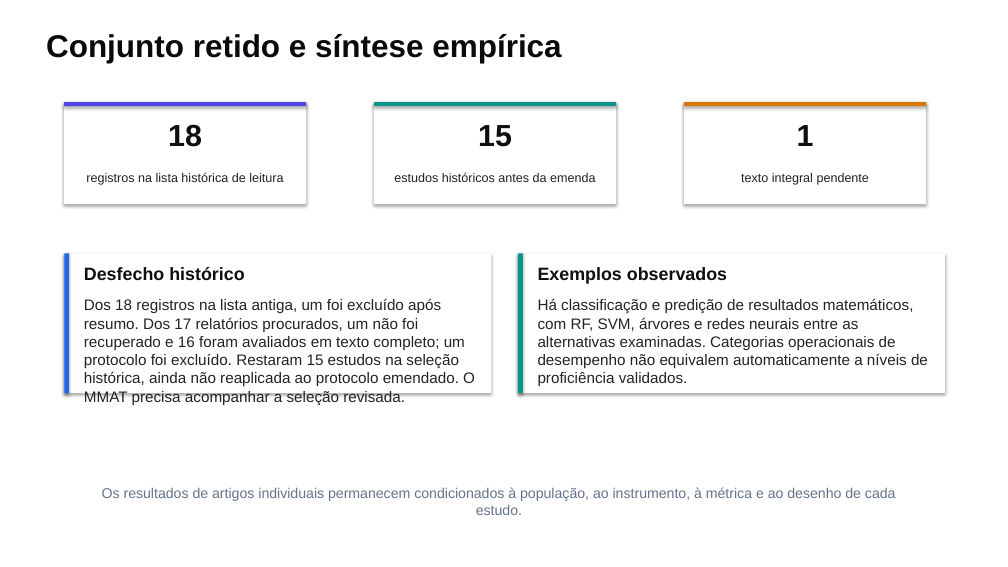
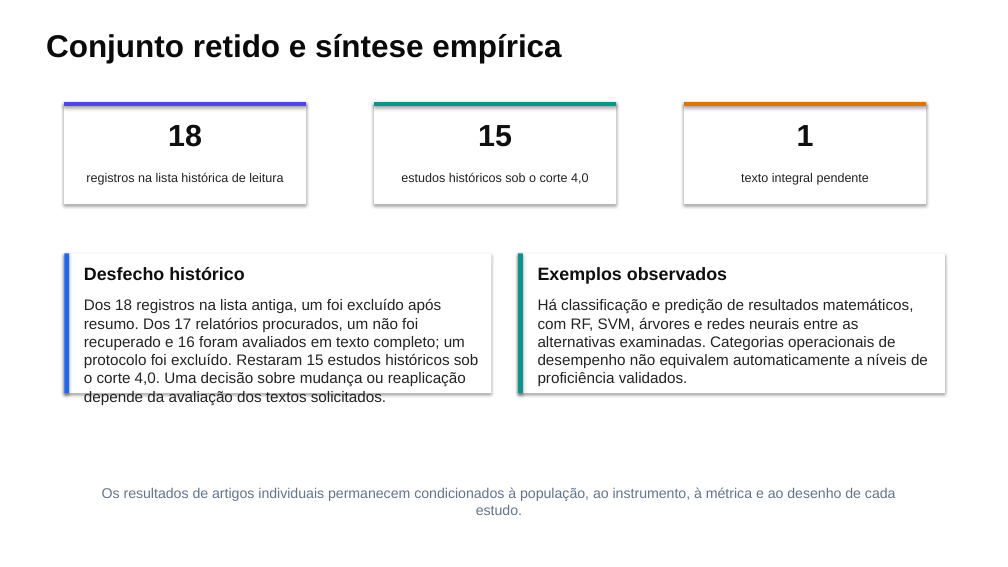
Before and after one commit to thalesfb/ccw, a slide deck: slide 12 of results/tcc/presentation/ensino_personalizado_de_matematica_tcc.pptx. Drawn at 1008x567 pixels with LibreOffice and Linux fonts; fonts in the diff are those of the drawing. Boxes give left, top, right and bottom in pixels: in the first picture for what was removed or moved away, otherwise in the second. Text is boxed around its words. In the diff, an @@ line names an element or a change of style, - is before the commit and + after.

```diff
--- a/results/tcc/presentation/ensino_personalizado_de_matematica_tcc.pptx
+++ b/results/tcc/presentation/ensino_personalizado_de_matematica_tcc.pptx
@@ text at (401, 172, 588, 184): text changed @@
-estudos históricos antes da emenda
+estudos históricos sob o corte 4,0
@@ text at (84, 298, 479, 405): text changed @@
-Dos 18 registros na lista antiga, um foi excluído após resumo. Dos 17 relatórios procurados, um não foi recuperado e 16 foram avaliados em texto completo; um protocolo foi excluído. Restaram 15 estudos na seleção histórica, ainda não reaplicada ao protocolo emendado. O MMAT precisa acompanhar a seleção revisada.
+Dos 18 registros na lista antiga, um foi excluído após resumo. Dos 17 relatórios procurados, um não foi recuperado e 16 foram avaliados em texto completo; um protocolo foi excluído. Restaram 15 estudos históricos sob o corte 4,0. Uma decisão sobre mudança ou reaplicação depende da avaliação dos textos solicitados.
```
Also in this commit, not shown: 5 other slides changed, 51 other files.
